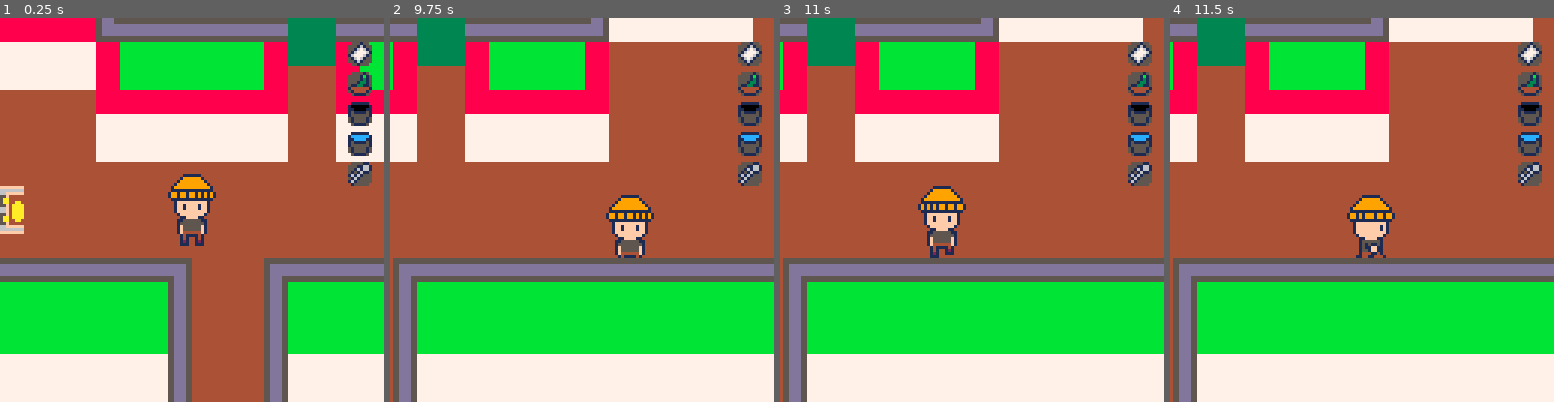
Above: before the commit, frames 1-4 (left to right).
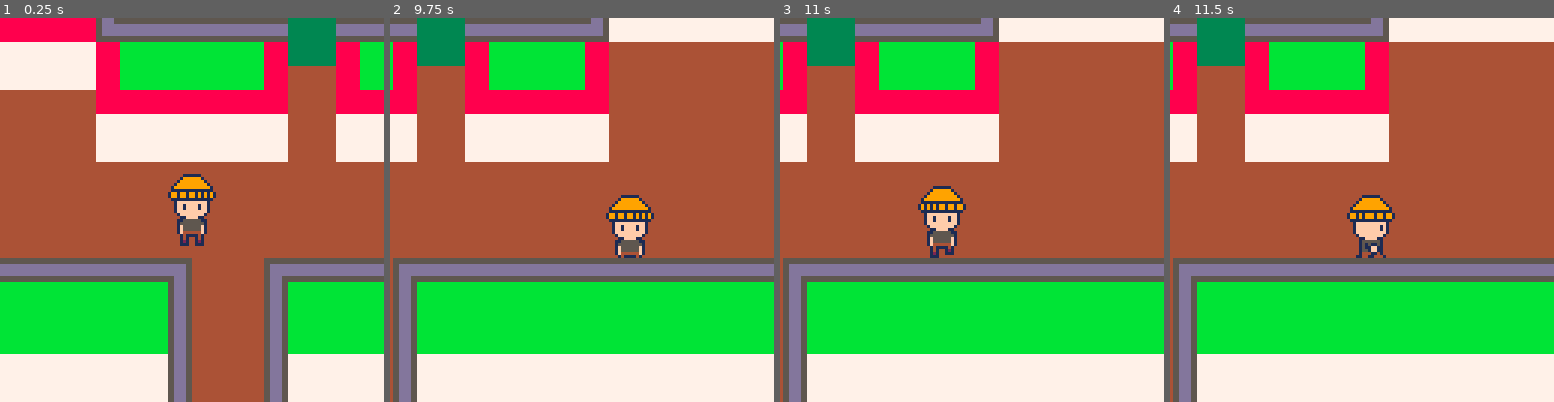
Above: after the commit, the same moments.

Repository: PaoloPortugal/one-last-visit
Game: PICO-8 cartridge mini-jam.p8
Two runs of this game, one before a commit and one after it. Both use one fixed random seed, a clock stepped at 60 frames per second and the inputs below.
Inputs:
- Up to frame 1 (0.25 s): no input
- Up to frame 2 (9.75 s): tap O (Z key) at 0.7, 1.7, 2.1, 2.5, 2.9, 3.3, 3.7, 4.1, 4.5, 4.9, 5.3, 5.7, 6.1, 6.5, 6.9, 7.3, 7.7, 8.1, 8.5, 8.9, 9.3, 9.7 s; hold Right 1.6-2.1 s; hold Up 2.15-2.42 s; hold Right 2.47-3.03 s; hold Left 3.08-3.58 s; hold Down 3.63-3.97 s; hold Right 4.02-4.68 s; hold Up 4.73-5.03 s; hold Left 5.08-5.68 s; hold Down 5.73-6.03 s; hold Right 6.08-6.58 s; hold Right 6.63-7.13 s; hold Up 7.18-7.45 s; hold Right 7.5-8.07 s; hold Left 8.12-8.62 s; hold Down 8.67-9 s; hold Right 9.05-9.72 s
- Up to frame 3 (11 s): hold Up 9.77-10.07 s; tap O (Z key) at 10.1, 10.5, 10.9 s; hold Left 10.12-10.72 s; hold Down from 10.77 s (still down)
- Up to frame 4 (11.5 s): release Down at 11.07 s; hold Right from 11.12 s (still down); tap O (Z key) at 11.3 s

The runs differ from the first frame. In frame 1, 2.4% of the frame differs, in the area x 0-97%, y 6-57%; in frame 2, 2.1%; in frame 3, 2.1%; in frame 4, 2.1%.

Commit message:
commit because pico decided to FUCKING CORRUPT HALF THE GRAPHICS SO NOW I HAVE TO REDO A TON OF SHIT BUT HEY AT LEAST I DIDNT LOSE ALL THE CODE FROM THE LAST 4 HOURS FUCK

Diff:
--- a/entities.lua
+++ b/entities.lua
@@ -26,7 +26,7 @@
     interact=32,
     safe={
         closed=96,
-        open=98
+        open=99
     }
 }
 
@@ -60,7 +60,7 @@
 
         safecracking=false,
 
-        inventory={"paper","plant","empty bucket","water bucket","backyard key"},
+        inventory={},
 
         unlocked_rooms={},
 
@@ -244,6 +244,17 @@
             add(self.inventory,item)
         end,
 
+        has_item=function(self, item)
+            for i in all(self.inventory) do
+                if i==item then return true end
+            end
+            return false
+        end,
+
+        remove_item=function(self, item)
+            del(self.inventory,item)
+        end,
+
         handle_animations=function(self)
             if self.interacting then
                 self:set_anim("pull")
@@ -302,7 +313,7 @@
             local start_y=8 -- 8 pixels from top
             local slot_size=10 -- spacing between slots
 
-            pal(2,0)
+            pal(15,0)
 
             for i=1,#self.inventory do
                 local item=self.inventory[i]
@@ -329,8 +340,8 @@
         w=16, -- width
         h=16, -- height
 
-        snap_tile_x=6,
-        snap_tile_y=26,
+        snap_tile_x=70,
+        snap_tile_y=20,
 
         interactable=true,
         interacting=false,
@@ -348,6 +359,8 @@
                     self.interactable=false
                     self.interacting=false
                     player.interacting=false
+                    mset(70,15,197)
+                    mset(71,15,198)
                 end
             end
         end,
@@ -383,6 +396,7 @@
                         -- stop interaction
                         self.interacting=false
                         player.interacting=false
+                        shelf.dead=true
                     end
                 else
                     player.x=self.snap_tile_x*8+4
@@ -497,7 +511,6 @@
 
 function make_talkative(s_x, s_y, dialogue)
 -- creates an object with just dialogue
-
     local t={
         x=s_x,
         y=s_y,
@@ -532,7 +545,7 @@
         x=s_x,
         y=s_y,
 
-        w=16, -- width
+        w=24, -- width
         h=16, -- height
 
         interactable=true,
@@ -618,18 +631,29 @@
         end,
 
         draw=function(self)
-            if not self.interactable then pal(8,5) end
+            if not self.interactable then
+                pal(8,5)
+                pal(13,5)
+                pal(2,5)
+                pal(9,5)
+            end
 
             local x_base=self.x-(self.w/2)
             local y_base=self.y-(self.h/2)
             local sprite_tl=self.open and sprites.safe.open or sprites.safe.closed
-            local sprite_tr=sprite_tl+1
-            local sprite_ml=sprite_tl+16
-            local sprite_mr=sprite_ml+1
+            local sprite_tm=sprite_tl+1      -- top middle
+            local sprite_tr=sprite_tl+2      -- top right
+            local sprite_ml=sprite_tl+16     -- middle left
+            local sprite_mm=sprite_ml+1      -- middle middle
+            local sprite_mr=sprite_ml+2      -- middle right
+
+            -- Draw 3x2 sprite grid (24x16 pixels)
             spr(sprite_tl, x_base, y_base, 1, 1, false, false)
-            spr(sprite_tr, x_base+8, y_base, 1, 1, false, false)
+            spr(sprite_tm, x_base+8, y_base, 1, 1, false, false)
+            spr(sprite_tr, x_base+16, y_base, 1, 1, false, false)
             spr(sprite_ml, x_base, y_base+8, 1, 1, false, false)
-            spr(sprite_mr, x_base+8, y_base+8, 1, 1, false, false)
+            spr(sprite_mm, x_base+8, y_base+8, 1, 1, false, false)
+            spr(sprite_mr, x_base+16, y_base+8, 1, 1, false, false)
 
             pal()
 
@@ -640,24 +664,20 @@
                 local total_width=(cell_size*4)+(spacing*3)
                 local total_height=cell_size
 
-                -- position above the safe (similar to dialogue positioning)
                 local box_x=player.x-(total_width/2)
                 local box_y=player.y-16-total_height
 
                 for i=1,4 do
                     local x=box_x+((i-1)*(cell_size+spacing))
 
-                    -- draw cell background
                     rectfill(x,box_y,x+cell_size-1,box_y+cell_size-1,0)
 
-                    -- draw cell border (white for unselected, blue for selected)
                     local border_col=7
                     if i==self.current_digit then
-                        border_col=12 -- light blue
+                        border_col=12
                     end
                     rect(x,box_y,x+cell_size-1,box_y+cell_size-1,border_col)
 
-                    -- draw the number centered in the cell
                     local num_str=tostr(self.code[i])
                     local text_x=x+4
                     local text_y=box_y+3
@@ -666,6 +686,139 @@
             end
         end,
     }
+
+    return s
+end
+
+function make_giver(s_x, s_y, reward)
+-- makes an object that gets added to your inventory when interacted with
+    local g={
+            x=s_x,
+            y=s_y,
+            w=8, -- width
+            h=8, -- height
+
+            interactable=true,
+            interacting=false,
+            dead=false,
+
+            interact=function(self)
+                player:get_item(reward)
+                self.dead=true
+                player.interacting=false
+                self.interacting=false
+            end,
+
+            update=function(self)
+            end,
+
+            draw=function(self)
+                spr(sprites.player.inventory[reward],self.x,self.y,1,1,false,false)
+            end,
+        }
+
+    return g
+end
+
+function make_desk(s_x, s_y)
+    local d={
+            x=s_x,
+            y=s_y,
+            w=24, -- width
+            h=16, -- height
+
+            interactable=true,
+            interacting=false,
+            dead=false,
+
+            interact=function(self)
+                if player:has_item("paper") then
+                    spawn_dialogue(player.x,player.y-16,{"Alright, I'll write grandma a reminder to get the construction company to begin work on that pantry earlier","Aaaand...","Done!","I really hope this works..."})
+                    make_pantry()
+                    player.interacting=false
+                    self.interacting=false
+                    self.dead=true
+                else
+                    spawn_dialogue(player.x,player.y-16,"I could write a letter here if I had some paper")
+                    player.interacting=false
+                    self.interacting=false
+                end
+            end,
+
+            update=function(self)
+            end,
+
+            draw=function(self)
+
+            end,
+        }
+
+    return d
+end
+
+function make_plant(s_x, s_y)
+    local p={
+            x=s_x,
+            y=s_y,
+            w=8, -- width
+            h=8, -- height
+
+            interactable=true,
+            interacting=false,
+            dead=false,
+
+            interact=function(self)
+                spawn_dialogue(player.x,player.y-16,{"Hmm, I'm pretty sure this plant blooms into grandma's favorite flower"})
+                player:get_item("plant")
+                self.dead=true
+                player.interacting=false
+                self.interacting=false
+            end,
+
+            update=function(self)
+            end,
+
+            draw=function(self)
+                spr(sprites.player.inventory.plant,self.x,self.y,1,1,false,false)
+            end,
+        }
+
+    return p
+end
+
+function make_sink(s_x, s_y)
+    local s={
+            x=s_x,
+            y=s_y,
+            w=16, -- width
+            h=24, -- height
+
+            interactable=true,
+            interacting=false,
+            dead=false,
+
+            interact=function(self)
+                if player:has_item("empty bucket") then
+                    player:remove_item("empty bucket")
+                    player:get_item("water bucket")
+                    player.interacting=false
+                    self.interacting=false
+                    past_sink.dead=true
+                    present_sink.dead=true
+                else
+                    spawn_dialogue(player.x,player.y-16,"There's running water here if I ever need it")
+                    player.interacting=false
+                    self.interacting=false
+                end
+            end,
+
+            update=function(self)
+            end,
+
+            draw=function(self)
+
+            end,
+        }
 
     return s
 end
--- a/gameplay.lua
+++ b/gameplay.lua
@@ -28,4 +28,9 @@
     for y=top+1,wall_start-1 do mset(right,y,57) end
     mset(right,wall_start,62)
 
+    local backyard_key=make_giver(47*8,7*8,"backyard key")
+    add(objects,backyard_key)
+
+    pantry_blockade.dead=true
+
 end
--- a/mini-jam.p8
+++ b/mini-jam.p8
@@ -16,8 +16,6 @@
     spawn_player()
     spawn_objects()
     init_fade_vars()
-    messages={}
-    make_pantry()
     --spawn_dialogue(player.x,player.y-16,{"So this old place finally got sold, huh","I used to spend lots of time here with grandma... Good times...", "I wanna have a look at the backyard, it was always so peaceful there", "Huh, isn't the time on that clock wrong?"})
 end
 
@@ -41,7 +39,9 @@
     draw_base_map(player.timeshift)
 
     for obj in all(objects) do
+        pal(15,0)
         obj:draw()
+        pal()
     end
 
     player:draw()
@@ -66,11 +66,22 @@
 end
 
 function spawn_objects()
-    local chair=make_chair(13*8,22*8)
+    local chair=make_chair(107*8,21*8)
     local clock_1,clock_1_m=make_clock(23*8,21*8)
-    local safe=make_safe(16*8,23*8)
+    local safe=make_safe(75*8+4,6*8)
+    local empty_bucket=make_giver(22*8,13*8,"empty bucket")
+    shelf=make_talkative(70*8,18*8,"Looks like there's a key on the top shelf, if I could stand on something I might reach it")
+    local paper=make_giver(107*8,23*8-4,"paper")
+    local desk=make_desk(65*8,18*8)
+    local plant=make_plant(65*8,22*8)
+    pantry_blockade=make_talkative(42*8,15*8,{"Wait... There's supposed to be a pantry here!", "It was unfinished, but I was hoping the construction company wouldn't just abandon it...", "They didn't even bother painting the wall the right!"})
+    local past_swing=make_talkative(82*8,9*8,"Grandpa and I used to play here all the time, no wonder his hips hurt so much whenever I came over!")
+    past_sink=make_sink(109*8,16*8)
+    present_sink=make_sink(48*8,16*8)
+    local fridge=make_talkative(98*8,16*8,"Full of fresh groceries!")
+    wall_marks=make_talkative(91*8,20*8,{"There's a couple markings on the wall, we used to make one each year on my birthday to mark how tall I was getting","Last one says: 14 years old, 5\"1'"})
     clocks={clock_1,clock_1_m}
-    objects={chair,clock_1,clock_1_m,safe}
+    objects={chair,clock_1,clock_1_m,safe,empty_bucket,shelf,paper,plant,desk,pantry_blockade,past_swing,past_sink,present_sink,fridge,wall_marks}
 end
 
 function init_fade_vars()
@@ -83,6 +94,9 @@
 function update_objects()
     for obj in all(objects) do
         obj:update()
+    end
+    for obj in all(objects) do
+        if obj.dead then del(objects,obj) end
     end
 end
 
